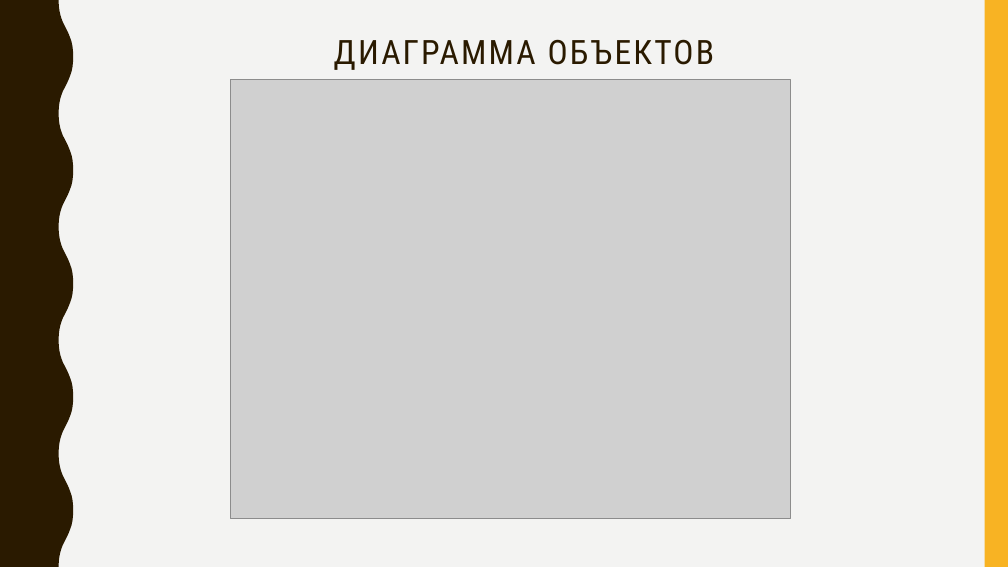
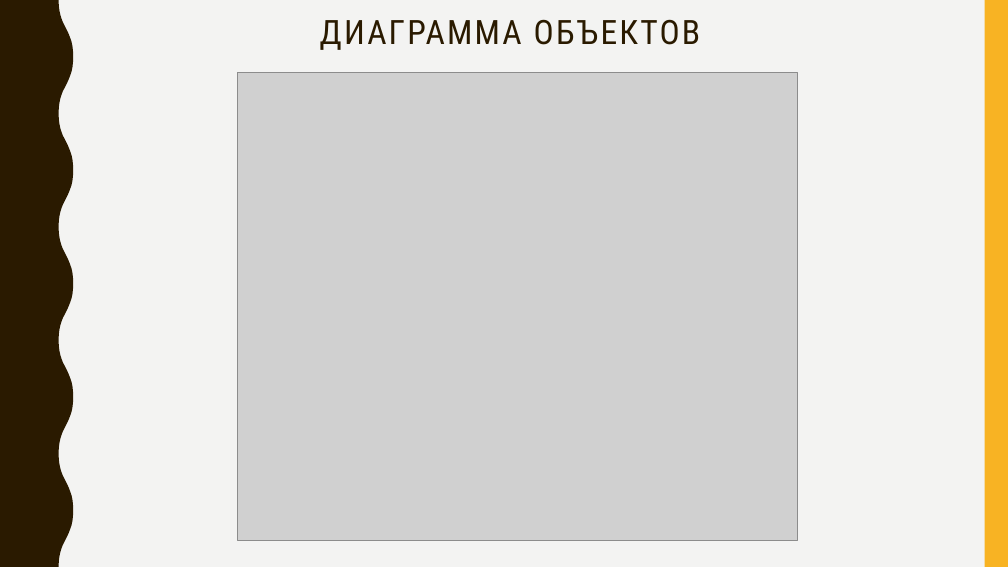
Before and after one commit to Encorsio23/OOAPGovorovMikhailitsinMuslimov, a slide deck: slide 7 of Презентация ООАП (5).pptx. Drawn at 1008x567 pixels with LibreOffice and Linux fonts; fonts in the diff are those of the drawing; grey boxes stand for pictures. Boxes give left, top, right and bottom in pixels: in the first picture for what was removed or moved away, otherwise in the second. Text is boxed around its words. In the diff, an @@ line names an element or a change of style, - is before the commit and + after.

```diff
--- a/Презентация ООАП (5).pptx
+++ b/Презентация ООАП (5).pptx
@@ title "ДИАГРАММА ОБЪЕКТОВ": place and size @@
-title "ДИАГРАММА ОБЪЕКТОВ" at <box>334,39,714,70</box>
+title "ДИАГРАММА ОБЪЕКТОВ" at <box>320,19,700,50</box>
@@ picture: place and size @@
-picture at <box>231,79,790,519</box>
+picture at <box>238,72,798,541</box>
```
Also in this commit, not shown: 5 other slides changed, 3 slides added.
